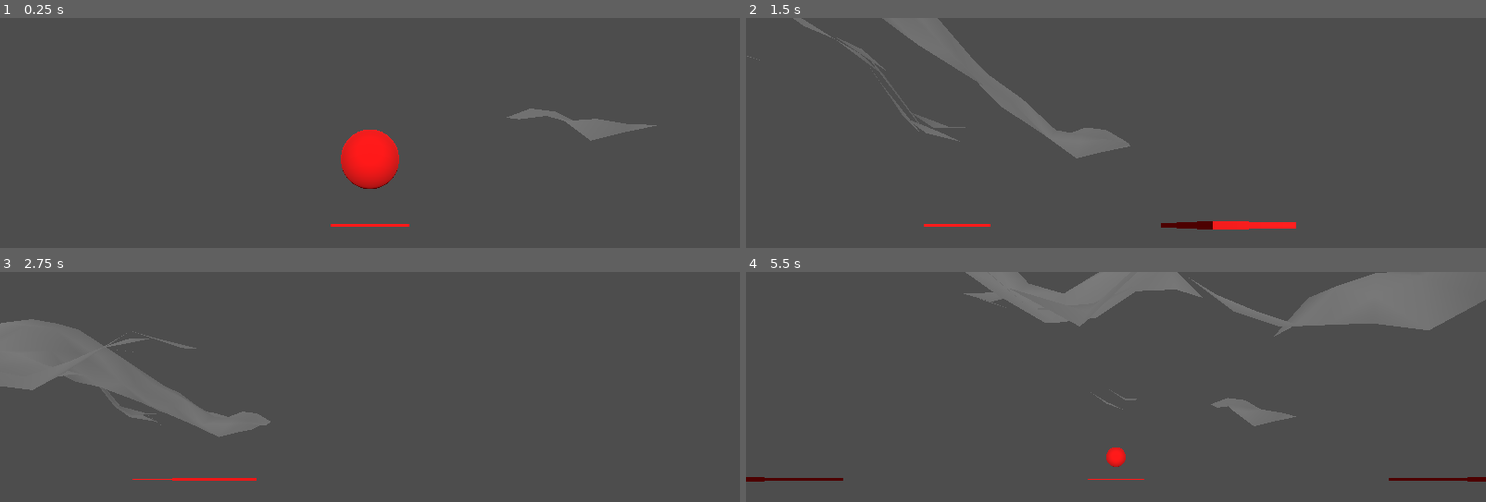
Above: before the commit, frames 1-4 (two rows, left to right).
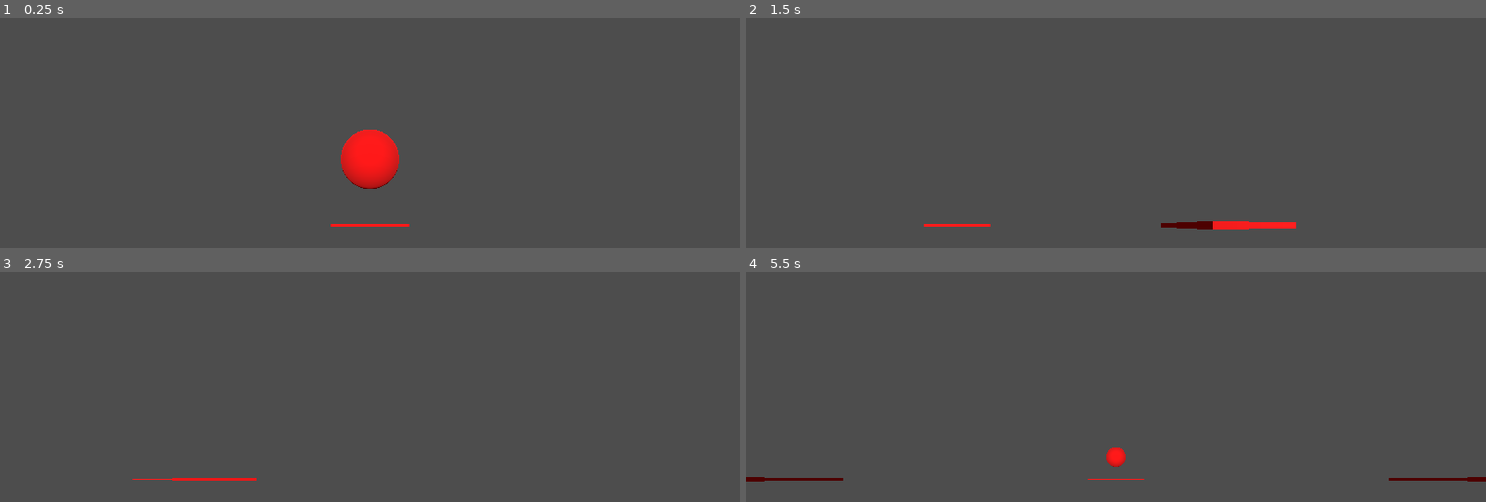
Above: after the commit, the same moments.

Repository: PaulErpen/terraineditor
Game: Godot game, scene res://cell_manager.tscn
Same seed, same stepped clock (60 frames per second), same inputs: the game is played once before the commit and once after it.
Inputs (mouse positions are in pixels of both pictures, inside the frame that each line leads up to):
- Up to frame 1 (0.25 s): no input
- Up to frame 2 (1.5 s): tap Enter at 0.5 s; move the mouse to (1278, 204) at 0.52 s; hold D (right) 0.53-1.28 s; click (1278, 204) at 0.67 s; move the mouse to (968, 245) at 1.27 s; hold S (backward) from 1.28 s (still down); click (968, 245) at 1.42 s
- Up to frame 3 (2.75 s): move the mouse to (444, 387) at 2.02 s; release S (backward) at 2.03 s; hold D (right) from 2.03 s (still down); click (444, 387) at 2.17 s
- Up to frame 4 (5.5 s): move the mouse to (outside the picture) at 2.77 s; release D (right) at 2.78 s; hold W (forward) 2.78-3.53 s; click (outside the picture) at 2.92 s; move the mouse to (outside the picture) at 3.52 s; hold A (left) 3.53-5.03 s; click (outside the picture) at 3.67 s; move the mouse to (894, 416) at 4.27 s; click (894, 416) at 4.42 s; move the mouse to (1153, 479) at 5.02 s; hold S (backward) from 5.03 s (still down); click (1153, 479) at 5.17 s

The runs differ from the first frame. In frame 1, 0.8% of the frame differs, in the area x 68-89%, y 39-54%; in frame 2, 3.5%; in frame 3, 6.2%; in frame 4, 9.5%, in the area x 29-100%, y 0-68%.

Commit message:
Implement rudimentary buggy painting

Diff:
--- a/camera/camera.gd
+++ b/camera/camera.gd
@@ -37,6 +37,8 @@
 		if Input.is_mouse_button_pressed(MOUSE_BUTTON_MIDDLE):
 			rotate_y(-event.relative.x * rotation_speed)
 			gimbal.rotate_x(-event.relative.y * rotation_speed)
+		elif Input.is_mouse_button_pressed(MOUSE_BUTTON_LEFT):
+			get_parent_node_3d()._on_change_height(event.relative.y)
 		else:
 			# cast a ray from the camera to the mouse position
 			var from: Vector3 = camera.project_ray_origin(event.position)
--- a/cell/cell.gd
+++ b/cell/cell.gd
@@ -1,18 +1,26 @@
-@tool
 extends MeshInstance3D
 
+@export var displacement_resolution: Vector2i = Vector2i(16, 16)
 @export var is_changed = true
 @onready var collision_shape = $Area3D/CollisionShape3D
 
+func generate_flat_image() -> void:
+	var flat_image = Image.create_empty(displacement_resolution.x, displacement_resolution.y, false, Image.FORMAT_RF)
+	var texture = ImageTexture.create_from_image(flat_image)
+	material_override.set("shader_parameter/displacement_texture", texture)
+
 # Called when the node enters the scene tree for the first time.
 func _ready() -> void:
-	pass # Replace with function body.
-
+	generate_flat_image()
 
 # Called every frame. 'delta' is the elapsed time since the previous frame.
 func _process(delta: float) -> void:
 	if is_changed:
-		var heightmap_image: Image = material_override.get("shader_parameter/displacement_texture").get_image()
+		var heightmap_texture: Texture = material_override.get("shader_parameter/displacement_texture")
+		if heightmap_texture == null:
+			generate_flat_image()
+			heightmap_texture = material_override.get("shader_parameter/displacement_texture")
+		var heightmap_image: Image = heightmap_texture.get_image()
 		heightmap_image.convert(Image.FORMAT_RF)
 		heightmap_image.resize(17, 17)
 		var height_map_shape: HeightMapShape3D = collision_shape.shape
--- a/cell/cell.gdshader
+++ b/cell/cell.gdshader
@@ -33,10 +33,12 @@
 	POSITION = PROJECTION_MATRIX * MODELVIEW_MATRIX * vec4(VERTEX.x, VERTEX.y + height * height_scale, VERTEX.z, 1.0);
 
     NORMAL = calculate_normal(UV);
+
+	normal_buff = vec3(height);
 }
 
 void fragment() {
-	// ALBEDO = normal_buff.rgb;
+	ALBEDO = normal_buff.rgb;
 }
 
 //void light() {
--- a/cell/cell.tscn
+++ b/cell/cell.tscn
@@ -1,22 +1,13 @@
-[gd_scene load_steps=8 format=3 uid="uid://dugfvyxyfh6if"]
+[gd_scene load_steps=6 format=3 uid="uid://dugfvyxyfh6if"]
 
 [ext_resource type="Shader" path="res://cell/cell.gdshader" id="1_1altc"]
 [ext_resource type="Script" path="res://cell/cell.gd" id="2_rcqrr"]
-
-[sub_resource type="FastNoiseLite" id="FastNoiseLite_xah0u"]
-frequency = 0.0023
-
-[sub_resource type="NoiseTexture2D" id="NoiseTexture2D_3461n"]
-generate_mipmaps = false
-normalize = false
-noise = SubResource("FastNoiseLite_xah0u")
 
 [sub_resource type="ShaderMaterial" id="ShaderMaterial_a8sli"]
 render_priority = 0
 shader = ExtResource("1_1altc")
 shader_parameter/height_scale = 10.0
 shader_parameter/normal_sample_scale = 0.02
-shader_parameter/displacement_texture = SubResource("NoiseTexture2D_3461n")
 
 [sub_resource type="PlaneMesh" id="PlaneMesh_p0bd4"]
 size = Vector2(16, 16)
@@ -33,6 +24,7 @@
 material_override = SubResource("ShaderMaterial_a8sli")
 mesh = SubResource("PlaneMesh_p0bd4")
 script = ExtResource("2_rcqrr")
+displacement_resolution = null
 is_changed = false
 
 [node name="Area3D" type="Area3D" parent="."]
--- a/cell_manager.gd
+++ b/cell_manager.gd
@@ -2,6 +2,8 @@
 
 var handle_scene = preload("res://create_new_handle/create_new_handle.tscn")
 var cell_scene = preload("res://cell/cell.tscn")
+var brush_image: Image = preload("res://brush/brush.png").get_image()
+var brush_size: float = 0.03
 
 @onready var cells = { 0 : { 0: $Cell } }
 @onready var bursh_cursor = $BrushCursor
@@ -39,6 +41,7 @@
 
 # Called when the node enters the scene tree for the first time.
 func _ready() -> void:
+	brush_image.convert(Image.FORMAT_RF)
 	spawn_handles()
 
 # Called every frame. 'delta' is the elapsed time since the previous frame.
@@ -59,3 +62,32 @@
 
 func _on_move_brush_curser(brush_cursor_position: Vector3) -> void:
 	bursh_cursor.position = brush_cursor_position
+
+func _on_change_height(height_change: float) -> void:
+	var x_index = int((abs(bursh_cursor.position.x) + cell_size.x * 0.5) / cell_size.x * sign(bursh_cursor.position.x))
+	var y_index = int((abs(bursh_cursor.position.z) + cell_size.y * 0.5) / cell_size.y * sign(bursh_cursor.position.z))
+	var current_cell: Node3D = cells[x_index][y_index]
+	current_cell.is_changed = true
+	var displacement_texure: Texture2D = current_cell.material_override.get("shader_parameter/displacement_texture")
+	var displacement_image: Image = displacement_texure.get_image()
+	var current_bursh = brush_image.duplicate()
+	current_bursh.resize(
+		int(brush_image.get_width() * brush_size),
+		int(brush_image.get_height() * brush_size)
+	)
+	# print(height_change / 100.0)
+	# brush_image.adjust_bcs(height_change, 1.0, 1.0)
+	var brush_vec = Vector2i(
+			int((bursh_cursor.position.x + cell_size.x * 0.5) / cell_size.x * displacement_image.get_width() - current_bursh.get_width() * 0.5),
+			int((bursh_cursor.position.z + cell_size.y * 0.5) / cell_size.y * displacement_image.get_height() - current_bursh.get_height() * 0.5)
+		)
+	print(brush_vec)
+	displacement_image.blit_rect(
+		current_bursh,
+		Rect2i(
+			0, 0, current_bursh.get_width(), current_bursh.get_height()
+		),
+		brush_vec
+	)
+	var new_texture = ImageTexture.create_from_image(displacement_image)
+	current_cell.material_override.set("shader_parameter/displacement_texture", new_texture)
--- a/cell_manager.tscn
+++ b/cell_manager.tscn
@@ -12,6 +12,7 @@
 script = ExtResource("1_kx8yd")
 
 [node name="Cell" parent="." instance=ExtResource("2_hfdjy")]
+displacement_resolution = Vector2i(16, 16)
 
 [node name="WorldEnvironment" type="WorldEnvironment" parent="."]
 environment = SubResource("Environment_c1k0s")
Binary file added: brush/brush.png
Not shown, added: brush/brush.png.import
